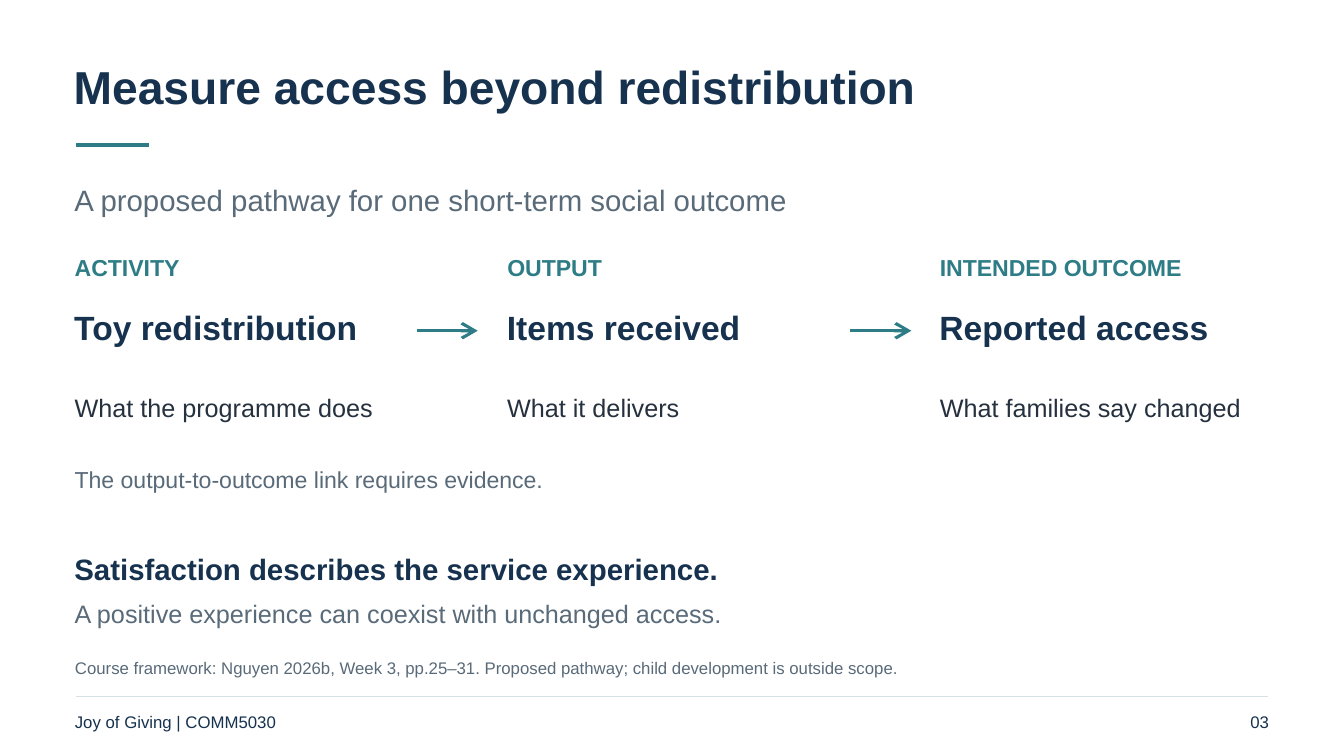
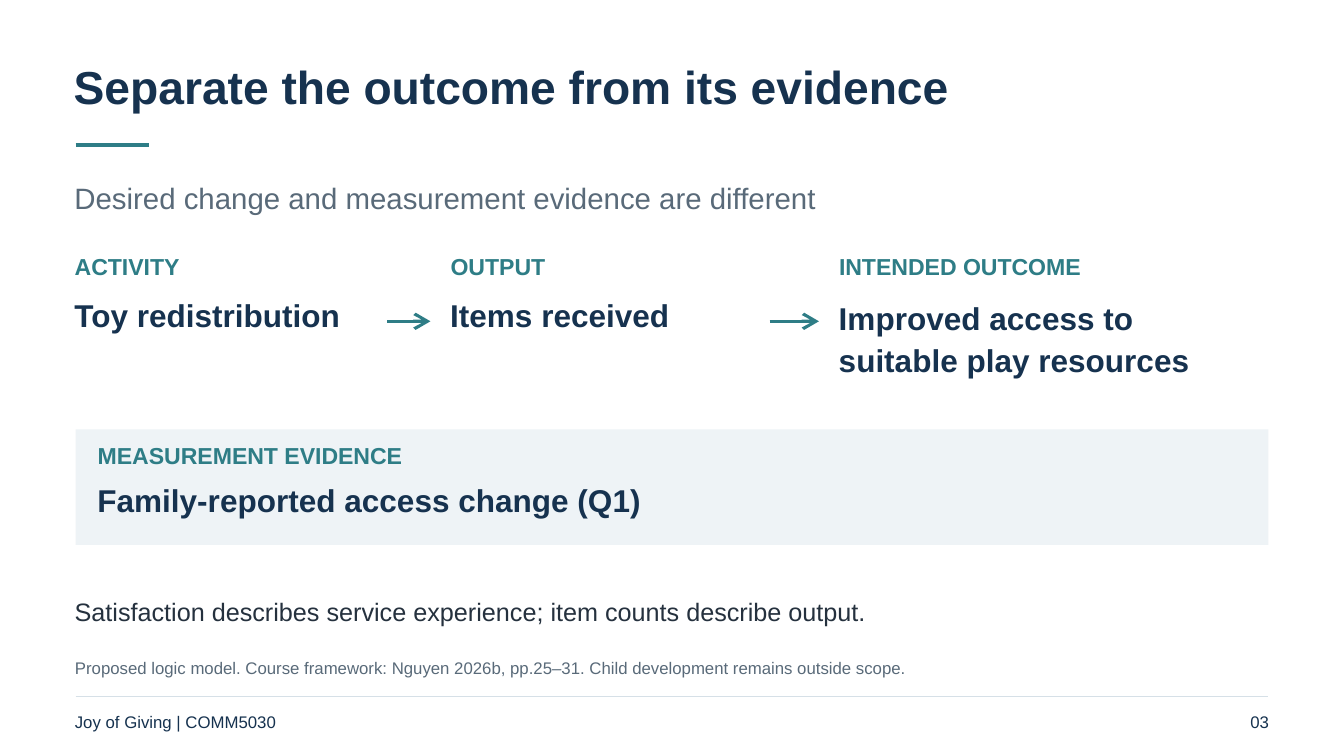
Before and after one commit to Estherx531/Comm5030, a slide deck: slide 3 of deliverables/assessment-2/A2_Presentation.pptx. Drawn at 1344x756 pixels with LibreOffice and Linux fonts; fonts in the diff are those of the drawing. Boxes give left, top, right and bottom in pixels: in the first picture for what was removed or moved away, otherwise in the second. Text is boxed around its words. In the diff, an @@ line names an element or a change of style, - is before the commit and + after.

Commit message:
Strengthen A2 evidence, measurement appraisal and testing plan

```diff
--- a/deliverables/assessment-2/A2_Presentation.pptx
+++ b/deliverables/assessment-2/A2_Presentation.pptx
@@ text at (74, 70, 949, 113): text changed @@
-Measure access beyond redistribution
+Separate the outcome from its evidence
@@ text removed at (74, 189, 787, 217) @@
-A proposed pathway for one short-term social outcome
@@ text added at (74, 187, 816, 215), 21 pt, text #596A79 @@
+Desired change and measurement evidence are different
@@ text "OUTPUT": place and size @@
-text "OUTPUT" at (507, 260, 602, 277)
+text "OUTPUT" at (451, 259, 546, 276)
@@ text "INTENDED OUTCOME": place and size @@
-text "INTENDED OUTCOME" at (940, 260, 1182, 277)
+text "INTENDED OUTCOME" at (839, 259, 1081, 276)
@@ text "Toy redistribution": place and size @@
-text "Toy redistribution" at (74, 315, 357, 347)
+text "Toy redistribution" at (74, 304, 340, 333)
@@ text "Toy redistribution" at (74, 304, 340, 333): size 24 to 22.5 pt @@
@@ text "Items received" at (450, 304, 669, 328): size 24 to 22.5 pt @@
@@ text "Items received": place and size @@
-text "Items received" at (507, 315, 740, 341)
+text "Items received" at (450, 304, 669, 328)
@@ arrow moved from (417, 331) - (478, 331) to (387, 322) - (431, 322) @@
@@ arrow moved from (851, 331) - (911, 331) to (770, 322) - (819, 322) @@
@@ text added at (839, 307, 1189, 377), 22.5 pt, text #16324F, bold @@
+Improved access to
+suitable play resources
@@ rectangle added at (76, 430, 1268, 545), fill #EEF3F6 @@
@@ text added at (98, 448, 402, 464), 16.5 pt, text #2E7D86, bold @@
+MEASUREMENT EVIDENCE
@@ group removed at (75, 315, 1241, 493): 5 texts @@
-What the programme does
-What it delivers
-Reported access
-What families say changed
-The output-to-outcome link requires evidence.
@@ text added at (97, 489, 640, 518), 22.5 pt, text #16324F, bold @@
+Family-reported access change (Q1)
@@ text at (75, 602, 865, 627): text changed; size 21 to 18 pt; text colour #16324F to #25313E; bold off @@
-Satisfaction describes the service experience.
+Satisfaction describes service experience; item counts describe output.
@@ text removed at (75, 604, 721, 628) @@
-A positive experience can coexist with unchanged access.
@@ text at (75, 662, 905, 678): text changed @@
-Course framework: Nguyen 2026b, Week 3, pp.25–31. Proposed pathway; child development is outside scope.
+Proposed logic model. Course framework: Nguyen 2026b, pp.25–31. Child development remains outside scope.
```
Also in this commit, not shown: 5 other slides changed, 5 slides added, 5 slides removed, 5 other files.
